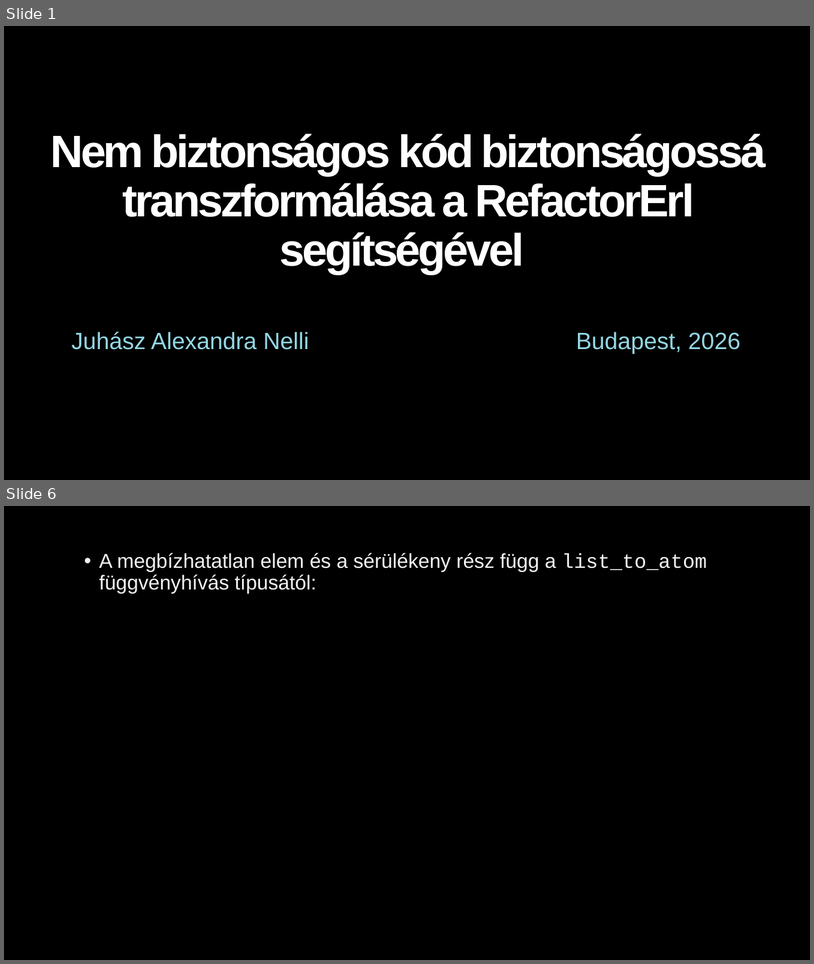
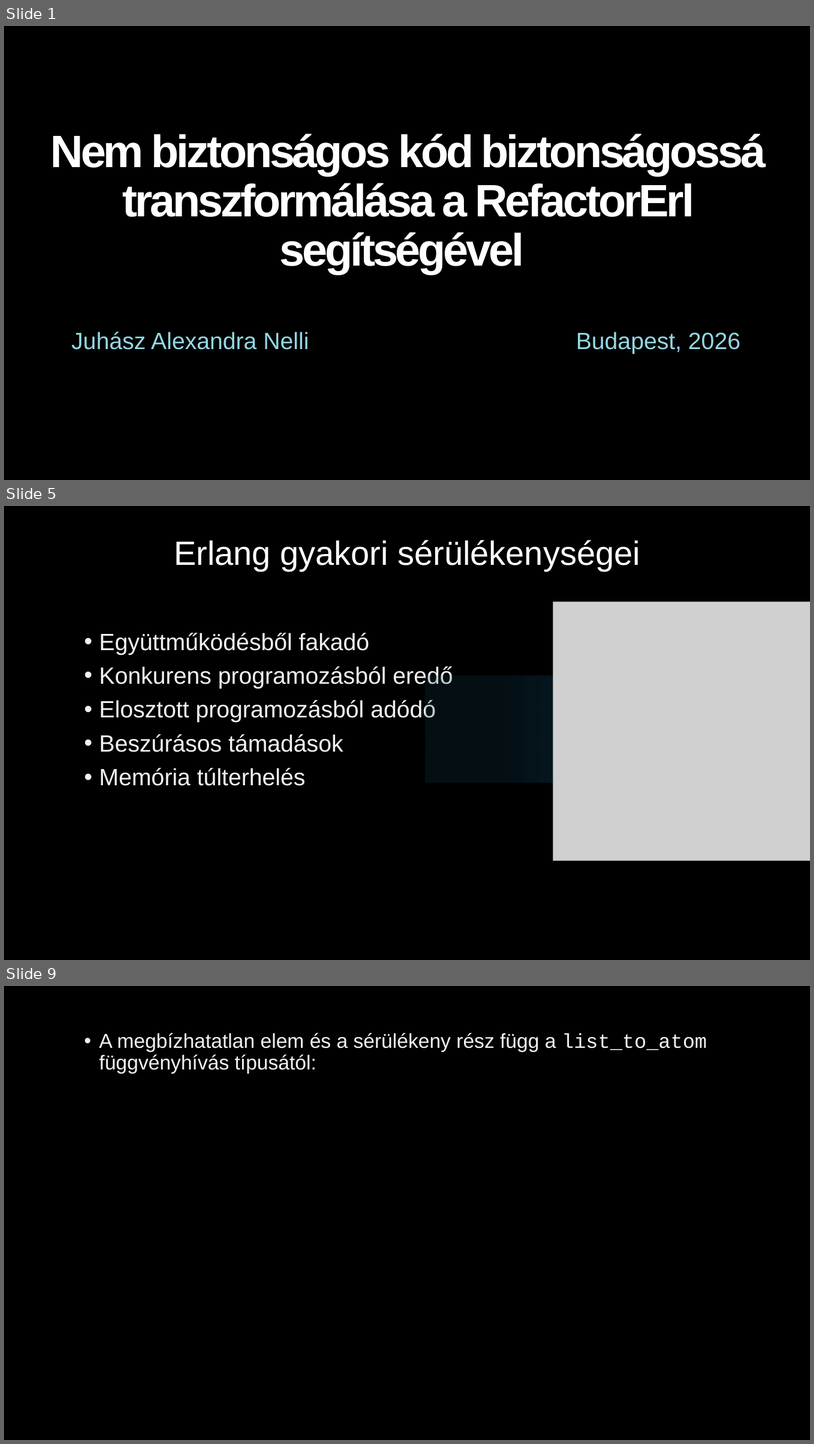
Before and after one commit to juhasznellee/msc_szakdoga, a slide deck: diplomamunka.pptx. Shown one above the other, each under a label of ours: slides 1 and 6 before the commit, slides 1, 5 and 9 after it; the slides between them are not shown. The pictures are 814x964 and 814x1444 pixels, drawn with LibreOffice and Linux fonts; fonts in the diff are those of the drawing; grey boxes stand for pictures; background and template pictures are left out. Boxes give left, top, right and bottom in pixels: in the first picture for what was removed or moved away, otherwise in the second. Text is boxed around its words. In the diff, an @@ line names an element or a change of style, - is before the commit and + after.

```diff
--- a/diplomamunka.pptx
+++ b/diplomamunka.pptx
@@ slide 5 added at [4, 506, 810, 960], background picture (left out) @@
@@ text added at [174, 540, 640, 571], 40 pt, text #FFFFFF @@
+Erlang gyakori sérülékenységei
@@ picture added at [553, 601, 810, 861] @@
@@ text added at [99, 633, 453, 786], 28 pt, text #F2F2F2 @@
+• Együttműködésből fakadó
+• Konkurens programozásból eredő
+• Elosztott programozásból adódó
+• Beszúrásos támadások
+• Memória túlterhelés
@@ rectangle added at [426, 675, 810, 783], fill gradient #124963 to #1F7599 to #66BDE0 @@
@@ what was slide 6 is now slide 9 @@
```
Also in this commit, not shown: 11 slides changed, 4 other slides added, 2 slides removed.
